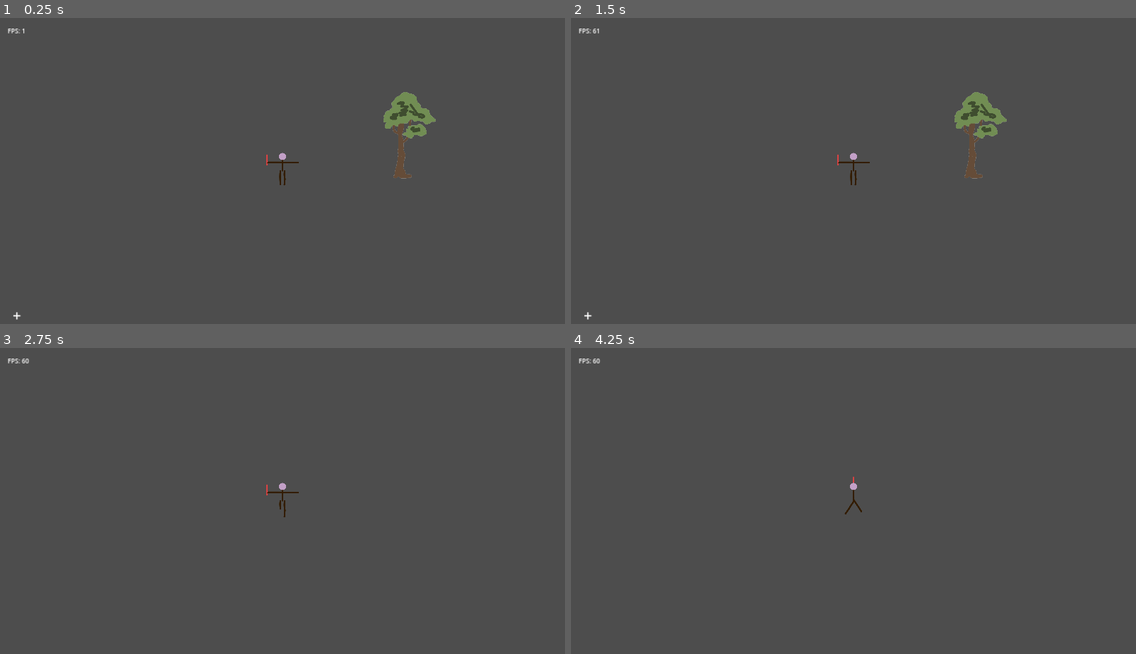
Above: before the commit, frames 1-4 (two rows, left to right).
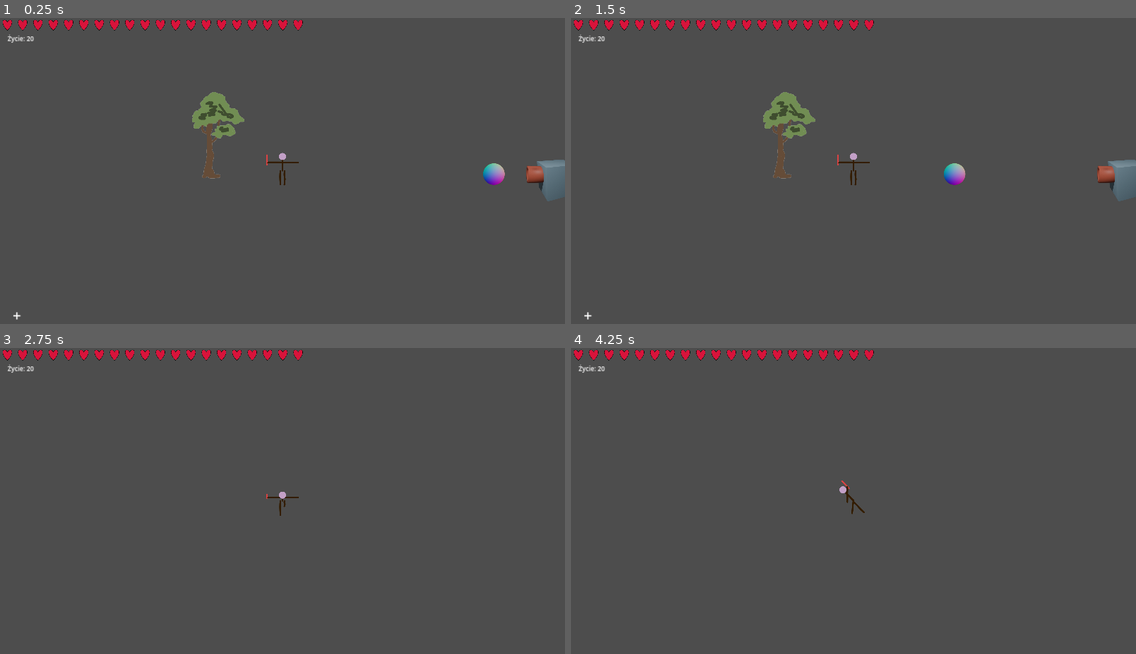
Above: after the commit, the same moments.

Repository: Teppupdas/project-somnia
Game: Godot game, scene res://world.tscn
Two runs of this game, one before a commit and one after it. Both use one fixed random seed, a clock stepped at 60 frames per second and the inputs below.
Inputs:
- Up to frame 1 (0.25 s): no input
- Up to frame 2 (1.5 s): tap Space (dash) at 0.6, 1.35 s
- Up to frame 3 (2.75 s): hold S (dol) from 2.03 s (still down); tap Space (dash) at 2.3 s
- Up to frame 4 (4.25 s): release S (dol) at 2.78 s; tap W (gora) at 2.85 s; tap Space (dash) at 3.05, 3.8 s; hold A (lewo) from 3.53 s (still down)

The runs differ from the first frame. In frame 1, 3.3% of the frame differs, in the area x 0-100%, y 0-60%; in frame 2, 3.3%; in frame 3, 1.0%; in frame 4, 1.0%.

Commit message:
v4 - 15.09.2024 Pasek serduszek Działko co strzela żeby serduszka mogły znikać collidery i inne hitboxy nauczone trochę ustawione

Diff:
--- /dev/null
+++ b/Dziao/Dzialko.gd
@@ -0,0 +1,23 @@
+extends StaticBody2D
+@onready var pocisk = preload("res://Dziao/PociskPrefab.tscn")
+
+
+func _ready() -> void:
+	var Pocisk = pocisk.instantiate()
+	add_child(Pocisk)
+	var timer = Timer.new()
+	timer.wait_time = 2
+	timer.one_shot = false
+	add_child(timer)
+	timer.connect("timeout", Callable(self, "_on_Timer_timeout"))
+	timer.start()
+
+func _on_Timer_timeout() -> void:
+	var Pocisk = pocisk.instantiate()
+	add_child(Pocisk)
+
+
+func _process(delta: float) -> void:
+
+
+	pass
--- /dev/null
+++ b/Dziao/Pocisk.gd
@@ -0,0 +1,24 @@
+extends CharacterBody2D
+
+
+func _ready() -> void:
+	pass
+
+
+func _process(delta: float) -> void:
+	pass
+
+
+
+#func _physics_process(delta):
+	#position.x -= 600 * delta
+
+
+
+var direction: Vector2 = Vector2(-1, 0).normalized()
+
+func _physics_process(delta: float) -> void:
+	var motion = direction * 600 * delta
+	var collision = move_and_collide(motion)
+	if collision:
+		queue_free()
--- /dev/null
+++ b/Dziao/PociskPrefab.tscn
@@ -0,0 +1,27 @@
+[gd_scene load_steps=5 format=3 uid="uid://dq5ksdq4kbklj"]
+
+[ext_resource type="Script" path="res://Dziao/Pocisk.gd" id="1_hdq8o"]
+[ext_resource type="Texture2D" uid="uid://ckpn665e1t3y7" path="res://Dziao/kulka.png" id="1_ycgm7"]
+
+[sub_resource type="CircleShape2D" id="CircleShape2D_kh1js"]
+radius = 60.0
+
+[sub_resource type="CircleShape2D" id="CircleShape2D_dcnwk"]
+radius = 70.0
+
+[node name="CharacterBody2D" type="CharacterBody2D"]
+collision_layer = 4
+script = ExtResource("1_hdq8o")
+
+[node name="Sprite2D" type="Sprite2D" parent="."]
+texture = ExtResource("1_ycgm7")
+
+[node name="CollisionShape2D" type="CollisionShape2D" parent="."]
+shape = SubResource("CircleShape2D_kh1js")
+
+[node name="hitBox" type="Area2D" parent="."]
+collision_layer = 4
+collision_mask = 2
+
+[node name="CollisionShape2D" type="CollisionShape2D" parent="hitBox"]
+shape = SubResource("CircleShape2D_dcnwk")
--- /dev/null
+++ b/Interfejsik/serce.tscn
@@ -0,0 +1,16 @@
+[gd_scene load_steps=3 format=3 uid="uid://dbo4b7x1rqd37"]
+
+[ext_resource type="Script" path="res://Skrypty/Serce.gd" id="1_rvcu6"]
+[ext_resource type="Texture2D" uid="uid://c1dttbqusf5x6" path="res://Interfejsik/PojemnikiSerdeczne.png" id="2_5nku6"]
+
+[node name="Panel" type="Panel"]
+self_modulate = Color(1, 1, 1, 0)
+custom_minimum_size = Vector2(100, 100)
+offset_right = 40.0
+offset_bottom = 40.0
+script = ExtResource("1_rvcu6")
+
+[node name="Sprite2D" type="Sprite2D" parent="."]
+texture = ExtResource("2_5nku6")
+centered = false
+hframes = 3
--- a/Skrypty/PlayerControler.gd
+++ b/Skrypty/Player.gd
@@ -1,12 +1,18 @@
 extends CharacterBody2D
 
-#@onready var animatedSprite = $Sprite2D
-#@onready var animationPlayer = $AnimationPlayer
+
 @onready var animationTree = $AnimationTree
 @onready var animationMode = animationTree.get("parameters/playback")
 
 @onready var label1 = $Label1
 @onready var label2 = $Label2
+
+
+@export var maxHealth = 20
+@onready var currentHealth: int = maxHealth
+signal healthChanged
+
+
 
 
 
@@ -22,19 +28,20 @@
 var canDash = true
 var dashDirection
 const DASH_SPEED = 3000 #nie może się mnożyć z joystickiem
-const DASH_LENGTH = 0.3
+const DASH_LENGTH = 0.5
 const DASH_COOLDOWN = 0.5
 
 
 
 func _ready():
-	Input.set_mouse_mode(Input.MOUSE_MODE_HIDDEN)
+	healthChanged.emit(currentHealth)
 
 
 
 func _process(delta):
 
-	label1.set_text("FPS: " + str(Engine.get_frames_per_second()))
+	#label1.set_text("FPS: " + str(Engine.get_frames_per_second()))
+	label1.set_text("Życie: " + str(currentHealth))
 
 	if canDash:
 		label2.text = "+"
@@ -47,18 +54,16 @@
 
 
 
-	#ANIMACJE  robić na tym czy na AnimationNodeBlendTree ??? chyba dobrze robie bo jakis typ poweidzial ze to drugie jest do gier 3D
+	#ANIMACJE
 	if moveVector == Vector2.ZERO and !dashing:
 		animationMode.travel("Stanie")
-		#pass
+	elif dashing:
+		animationMode.travel("Dashowanie")
 	else:
-		if dashing:
-			animationMode.travel("Dashowanie")
-		else:
-			animationMode.travel("Chodzenie")
-			animationTree.set("parameters/Stanie/blend_position", Vector2(moveVector.normalized().x, -moveVector.normalized().y))
-			animationTree.set("parameters/Chodzenie/blend_position", Vector2(moveVector.normalized().x, -moveVector.normalized().y))
-			animationTree.set("parameters/Dashowanie/blend_position", Vector2(moveVector.normalized().x, -moveVector.normalized().y))
+		animationMode.travel("Chodzenie")
+		animationTree.set("parameters/Stanie/blend_position", Vector2(moveVector.normalized().x, -moveVector.normalized().y))
+		animationTree.set("parameters/Chodzenie/blend_position", Vector2(moveVector.normalized().x, -moveVector.normalized().y))
+		animationTree.set("parameters/Dashowanie/blend_position", Vector2(moveVector.normalized().x, -moveVector.normalized().y))
 
 
 
@@ -104,3 +109,16 @@
 	else:
 		set_velocity(moveVector.normalized() * currentMoveSpeed * moveSpeedMultiplier)
 		move_and_slide()
+
+		#move_and_collide(moveVector.normalized() * currentMoveSpeed * moveSpeedMultiplier / 50)
+
+
+
+
+func _on_player_hurt_box_area_entered(area: Area2D) -> void:
+	if area.name == "hitBox":
+		area.get_parent().queue_free()
+		currentHealth -=1
+		if currentHealth == 0:
+			currentHealth = maxHealth
+		healthChanged.emit(currentHealth)
--- /dev/null
+++ b/Skrypty/Serce.gd
@@ -0,0 +1,7 @@
+extends Panel
+
+@onready var sprite = $Sprite2D
+
+func update(whole: bool):
+	if whole: sprite.frame = 0
+	else: sprite.frame = 2
--- /dev/null
+++ b/Skrypty/UserInterface.gd
@@ -0,0 +1,122 @@
+extends CanvasLayer
+
+@onready var pasekSerc = $Serduszka
+@onready var player = $"../YSort/Gracz"
+@onready var heartPrefab = preload("res://Interfejsik/serce.tscn")
+
+
+
+func _ready() -> void:
+	Input.set_mouse_mode(Input.MOUSE_MODE_HIDDEN) #ukrycie myszki
+
+	setMaxHeart(player.maxHealth)
+	updateHearts(player.currentHealth)
+	player.healthChanged.connect(updateHearts)
+
+
+
+
+
+func _process(delta: float) -> void:
+	pass
+
+
+
+
+func setMaxHeart(max: int):
+	# Upewniamy się, że HBoxContainer istnieje
+	if pasekSerc:
+		for i in range(max):
+			var heart = heartPrefab.instantiate()
+			pasekSerc.add_child(heart)
+
+func updateHearts(currentHealth):
+	var hearts = pasekSerc.get_children()
+
+	for i in range(currentHealth):
+		hearts[i].update(true)
+
+	for i in range(currentHealth, hearts.size()):
+		hearts[i].update(false)
+
+
+
+
+
+
+
+
+
+#Wszystko co poniżej to stara pauza
+
+#extends CanvasLayer
+
+#onready var PauzaWszystko
+#@onready var Label1 = $VBoxContainer/Label1
+#@onready var Label2 = $VBoxContainer/Label2
+
+
+
+
+#var pauzaAktywna
+#var opcjaWybrana
+
+
+#func _ready():
+	#pauzaAktywna = false
+	##hide()
+	#get_tree().paused = false
+	#opcjaWybrana = 1
+
+
+#func _process(delta):
+
+
+
+
+
+
+	#if pauzaAktywna:
+		#if Input.is_action_just_pressed("cancel_ui") or Input.is_action_just_pressed("pause"):
+			#pauzaAktywna = false
+			#hide()
+			#get_tree().paused = false
+			#opcjaWybrana = 1
+
+
+		#if Input.is_action_just_pressed("accept_ui"):
+			#match opcjaWybrana:
+				#1:
+					#pauzaAktywna = false
+					#hide()
+					#get_tree().paused = false
+				#2:
+					#get_tree().quit()
+
+
+		#if Input.is_action_just_pressed("up_ui"):
+			#match opcjaWybrana:
+				#1:
+					#opcjaWybrana = 2
+				#2:
+					#opcjaWybrana = 1
+		#if Input.is_action_just_pressed("down_ui"):
+			#match opcjaWybrana:
+				#1:
+					#opcjaWybrana = 2
+				#2:
+					#opcjaWybrana = 1
+
+
+		#match opcjaWybrana:
+			#1:
+				#Label1.set("theme_override_colors/font_color", Color8(220, 20, 60))
+				#Label2.set("theme_override_colors/font_color", Color8(255, 255, 255))
+			#2:
+				#Label1.set("theme_override_colors/font_color", Color8(255,255,255))
+				#Label2.set("theme_override_colors/font_color", Color8(220, 20, 60))
+
+	#elif Input.is_action_just_pressed("pause"):
+		#pauzaAktywna = true
+		#get_tree().paused = true
+		#show()
--- a/project.godot
+++ b/project.godot
@@ -56,6 +56,12 @@
 ]
 }
 
+[layer_names]
+
+2d_physics/layer_1="przeszkody"
+2d_physics/layer_2="gracz"
+2d_physics/layer_3="pocisk"
+
 [rendering]
 
 renderer/rendering_method="mobile"
--- a/world.tscn
+++ b/world.tscn
@@ -1,6 +1,7 @@
-[gd_scene load_steps=84 format=3 uid="uid://8qhpmlocmgej"]
-
-[ext_resource type="Script" path="res://Skrypty/PlayerControler.gd" id="1_f6crp"]
+[gd_scene load_steps=89 format=3 uid="uid://8qhpmlocmgej"]
+
+[ext_resource type="Script" path="res://Skrypty/Player.gd" id="1_f6crp"]
+[ext_resource type="Script" path="res://Skrypty/UserInterface.gd" id="1_pbntp"]
 [ext_resource type="Texture2D" uid="uid://ba3tmkn7xgdo0" path="res://Charakterek/Chodzenie/Chodzenie_E.png" id="2_x3rcc"]
 [ext_resource type="Texture2D" uid="uid://xvkehi28g46d" path="res://CalySwiat/drzewqo.png" id="3_eo4ki"]
 [ext_resource type="Texture2D" uid="uid://dplsdhchrm75l" path="res://Charakterek/Chodzenie/Chodzenie_N.png" id="3_tn6jl"]
@@ -26,10 +27,12 @@
 [ext_resource type="Texture2D" uid="uid://5bph5f3vqsl2" path="res://Charakterek/Stanie/Stanie_SE.png" id="24_aus7g"]
 [ext_resource type="Texture2D" uid="uid://cb35uxslal7t1" path="res://Charakterek/Stanie/Stanie_SW.png" id="25_vf8vy"]
 [ext_resource type="Texture2D" uid="uid://bopb57qhise5r" path="res://Charakterek/Stanie/Stanie_W.png" id="26_gflrp"]
+[ext_resource type="Script" path="res://Dziao/Dzialko.gd" id="28_bvl2h"]
+[ext_resource type="Texture2D" uid="uid://cyursrb1y2esd" path="res://Dziao/dzialako.png" id="28_d34pn"]
 [ext_resource type="Texture2D" uid="uid://dthyfv1fgpfkc" path="res://Charakterek/Chodzenie/Chodzenie_S.png" id="66_mmmag"]
 
 [sub_resource type="CircleShape2D" id="CircleShape2D_qt4xt"]
-radius = 73.53
+radius = 50.0
 
 [sub_resource type="Animation" id="Animation_85n0w"]
 resource_name = "Chodzenie_E"
@@ -591,6 +594,21 @@
 "values": [1]
 }
 
+[sub_resource type="Animation" id="Animation_1surb"]
+length = 0.001
+tracks/0/type = "value"
+tracks/0/imported = false
+tracks/0/enabled = true
+tracks/0/path = NodePath("Sprite2Dgracz:hframes")
+tracks/0/interp = 1
+tracks/0/loop_wrap = true
+tracks/0/keys = {
+"times": PackedFloat32Array(0),
+"transitions": PackedFloat32Array(1),
+"update": 1,
+"values": [16]
+}
+
 [sub_resource type="Animation" id="Animation_nr0x5"]
 resource_name = "Stanie_E"
 loop_mode = 1
@@ -813,21 +831,6 @@
 "transitions": PackedFloat32Array(1),
 "update": 1,
 "values": [1]
-}
-
-[sub_resource type="Animation" id="Animation_1surb"]
-length = 0.001
-tracks/0/type = "value"
-tracks/0/imported = false
-tracks/0/enabled = true
-tracks/0/path = NodePath("Sprite2Dgracz:hframes")
-tracks/0/interp = 1
-tracks/0/loop_wrap = true
-tracks/0/keys = {
-"times": PackedFloat32Array(0),
-"transitions": PackedFloat32Array(1),
-"update": 1,
-"values": [16]
 }
 
 [sub_resource type="AnimationLibrary" id="AnimationLibrary_hvrvl"]
@@ -998,47 +1001,63 @@
 states/Start/position = Vector2(209, 100)
 graph_offset = Vector2(-85, -55)
 
+[sub_resource type="CircleShape2D" id="CircleShape2D_56jup"]
+radius = 60.0
+
 [sub_resource type="CapsuleShape2D" id="CapsuleShape2D_f56u4"]
 radius = 21.21
 height = 91.01
 
-[node name="Node2D_YSort" type="Node2D"]
+[sub_resource type="RectangleShape2D" id="RectangleShape2D_elsen"]
+size = Vector2(200, 80)
+
+[node name="Root" type="Node"]
+
+[node name="CanvasLayer" type="CanvasLayer" parent="."]
+script = ExtResource("1_pbntp")
+
+[node name="Serduszka" type="HBoxContainer" parent="CanvasLayer"]
+offset_right = 40.0
+offset_bottom = 40.0
+
+[node name="YSort" type="Node2D" parent="."]
 y_sort_enabled = true
 
-[node name="CharacterBody2D" type="CharacterBody2D" parent="."]
+[node name="Gracz" type="CharacterBody2D" parent="YSort"]
+collision_layer = 2
 script = ExtResource("1_f6crp")
 
-[node name="CollisionShape2D" type="CollisionShape2D" parent="CharacterBody2D"]
+[node name="CollisionShape2D" type="CollisionShape2D" parent="YSort/Gracz"]
 shape = SubResource("CircleShape2D_qt4xt")
 
-[node name="Sprite2Dgracz" type="Sprite2D" parent="CharacterBody2D"]
+[node name="Sprite2Dgracz" type="Sprite2D" parent="YSort/Gracz"]
 offset = Vector2(0, -75)
 hframes = 16
 
-[node name="AnimationPlayer" type="AnimationPlayer" parent="CharacterBody2D"]
+[node name="AnimationPlayer" type="AnimationPlayer" parent="YSort/Gracz"]
 libraries = {
 "": SubResource("AnimationLibrary_hvrvl")
 }
 
-[node name="AnimationTree" type="AnimationTree" parent="CharacterBody2D"]
+[node name="AnimationTree" type="AnimationTree" parent="YSort/Gracz"]
 tree_root = SubResource("AnimationNodeStateMachine_sytx8")
 anim_player = NodePath("../AnimationPlayer")
 parameters/Chodzenie/blend_position = Vector2(-0.00290275, 0)
 parameters/Dashowanie/blend_position = Vector2(0, 0)
 parameters/Stanie/blend_position = Vector2(-0.00282884, -0.884956)
 
-[node name="Camera2D" type="Camera2D" parent="CharacterBody2D"]
+[node name="Camera2D" type="Camera2D" parent="YSort/Gracz"]
 position_smoothing_speed = 1.0
 
-[node name="Label1" type="Label" parent="CharacterBody2D"]
+[node name="Label1" type="Label" parent="YSort/Gracz"]
 offset_left = -1868.0
-offset_top = -1024.0
+offset_top = -971.0
 offset_right = -1573.0
-offset_bottom = -965.0
+offset_bottom = -912.0
 theme_override_font_sizes/font_size = 43
 text = "111111111111"
 
-[node name="Label2" type="Label" parent="CharacterBody2D"]
+[node name="Label2" type="Label" parent="YSort/Gracz"]
 offset_left = -1834.0
 offset_top = 872.0
 offset_right = -1320.0
@@ -1046,17 +1065,41 @@
 theme_override_font_sizes/font_size = 100
 text = "222222222"
 
-[node name="StaticBody2D" type="StaticBody2D" parent="."]
-position = Vector2(802, -12)
-
-[node name="Sprite2D" type="Sprite2D" parent="StaticBody2D"]
+[node name="playerHurtBox" type="Area2D" parent="YSort/Gracz"]
+collision_layer = 2
+collision_mask = 4
+
+[node name="CollisionShape2D" type="CollisionShape2D" parent="YSort/Gracz/playerHurtBox"]
+shape = SubResource("CircleShape2D_56jup")
+
+[node name="Drzewo1" type="StaticBody2D" parent="YSort"]
+position = Vector2(-498, -12)
+collision_mask = 0
+
+[node name="Sprite2D" type="Sprite2D" parent="YSort/Drzewo1"]
 texture = ExtResource("3_eo4ki")
 offset = Vector2(48, -272)
 
-[node name="CollisionShape2D" type="CollisionShape2D" parent="StaticBody2D"]
+[node name="CollisionShape2D" type="CollisionShape2D" parent="YSort/Drzewo1"]
 rotation = 1.5708
 shape = SubResource("CapsuleShape2D_f56u4")
 
-[node name="4kSize" type="Sprite2D" parent="."]
+[node name="Dzialko" type="StaticBody2D" parent="YSort"]
+position = Vector2(1587, -17)
+collision_mask = 0
+script = ExtResource("28_bvl2h")
+
+[node name="Sprite2D" type="Sprite2D" parent="YSort/Dzialko"]
+position = Vector2(300, 95)
+texture = ExtResource("28_d34pn")
+offset = Vector2(-47.72, -56.225)
+
+[node name="CollisionShape2D" type="CollisionShape2D" parent="YSort/Dzialko"]
+position = Vector2(300, 95)
+shape = SubResource("RectangleShape2D_elsen")
+
+[node name="4kSize" type="Sprite2D" parent="YSort"]
 position = Vector2(-3376, -2353)
 texture = ExtResource("4_628y8")
+
+[connection signal="area_entered" from="YSort/Gracz/playerHurtBox" to="YSort/Gracz" method="_on_player_hurt_box_area_entered"]
Binary file added: Dziao/dzialako.png
Not shown, added: Dziao/dzialako.png.import
Binary file added: Dziao/kulka.png
Not shown, added: Dziao/kulka.png.import
Binary file added: Interfejsik/PojemnikiSerdeczne.png
Not shown, added: Interfejsik/PojemnikiSerdeczne.png.import
